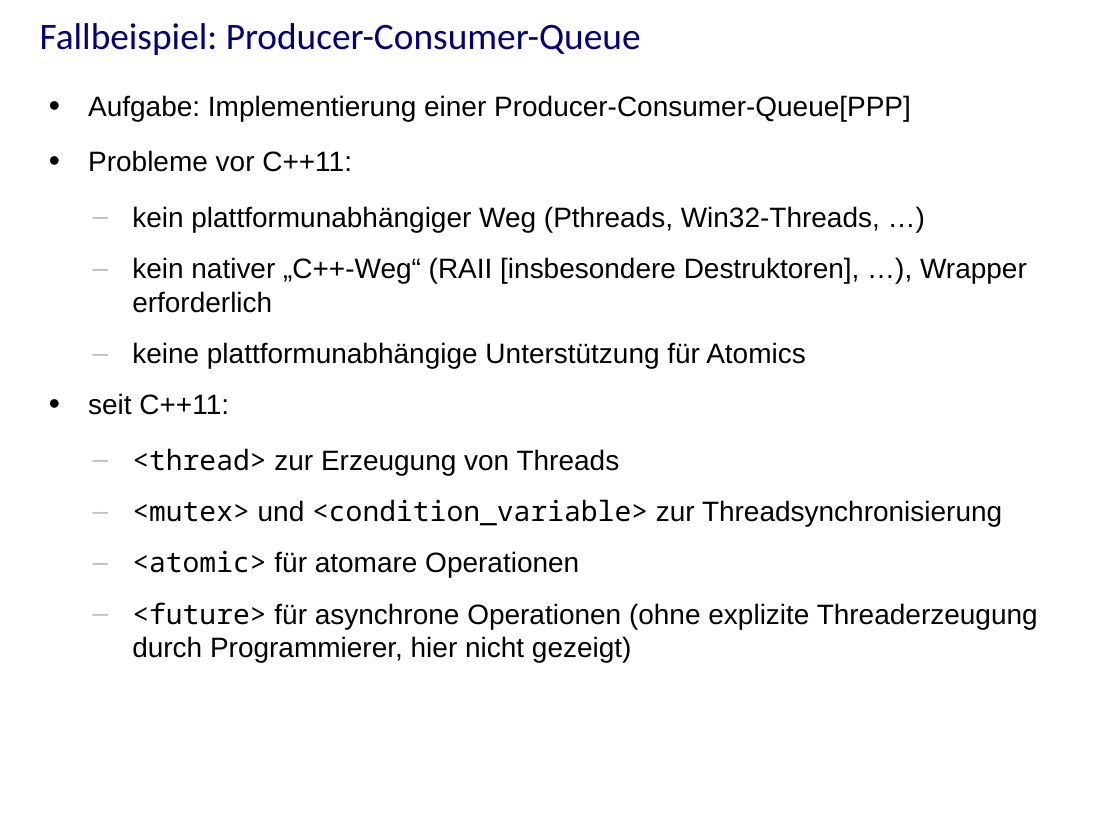
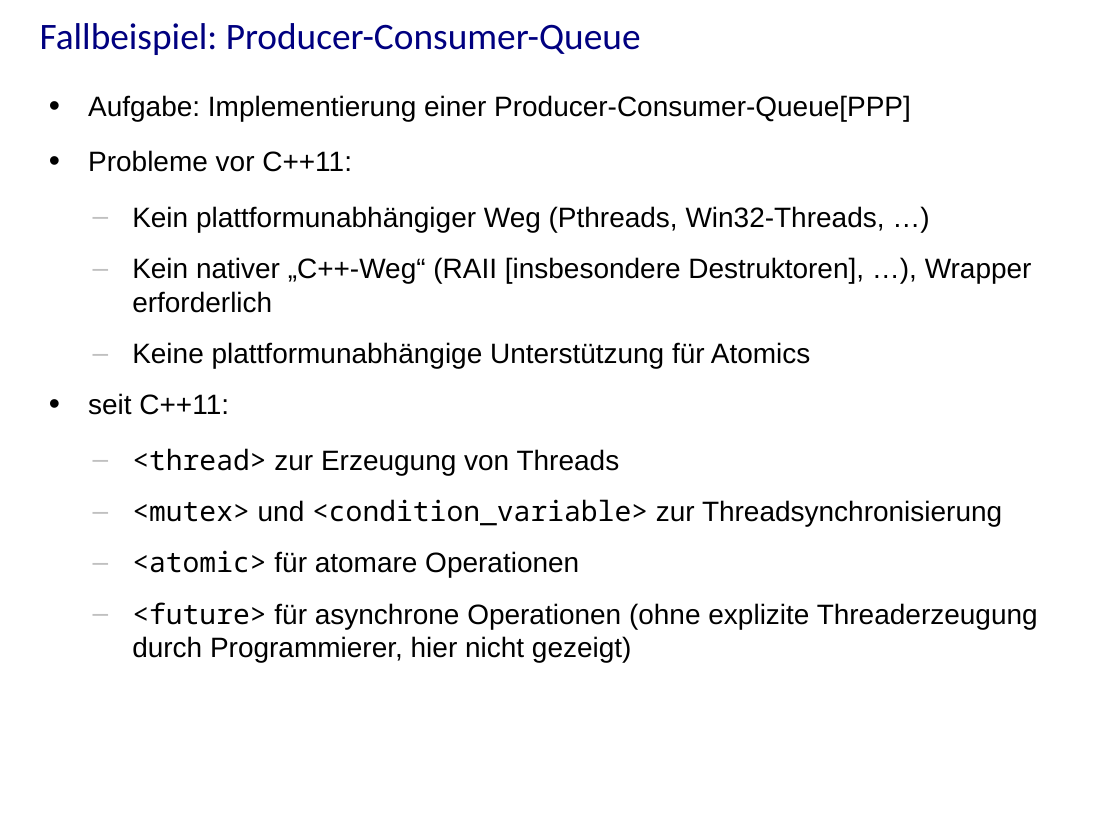
Before and after one commit to j-stephan/hs16, a slide deck: slide 35 of presentation/presentation.odp. Drawn at 1120x840 pixels with LibreOffice and Linux fonts; fonts in the diff are those of the drawing; background and template pictures are left out. Boxes give left, top, right and bottom in pixels: in the first picture for what was removed or moved away, otherwise in the second. Text is boxed around its words. In the diff, an @@ line names an element or a change of style, - is before the commit and + after.

```diff
--- a/presentation/presentation.odp
+++ b/presentation/presentation.odp
@@ text at box(132, 206, 1032, 368): text changed @@
-  – kein plattformunabhängiger Weg (Pthreads, Win32-Threads, …)
-  – kein nativer „C++-Weg“ (RAII [insbesondere Destruktoren], …), Wrapper erforderlich
-  – keine plattformunabhängige Unterstützung für Atomics
+  – Kein plattformunabhängiger Weg (Pthreads, Win32-Threads, …)
+  – Kein nativer „C++-Weg“ (RAII [insbesondere Destruktoren], …), Wrapper erforderlich
+  – Keine plattformunabhängige Unterstützung für Atomics
```
Also in this commit, not shown: 21 other slides changed, 1 slide added, 3 other files.
